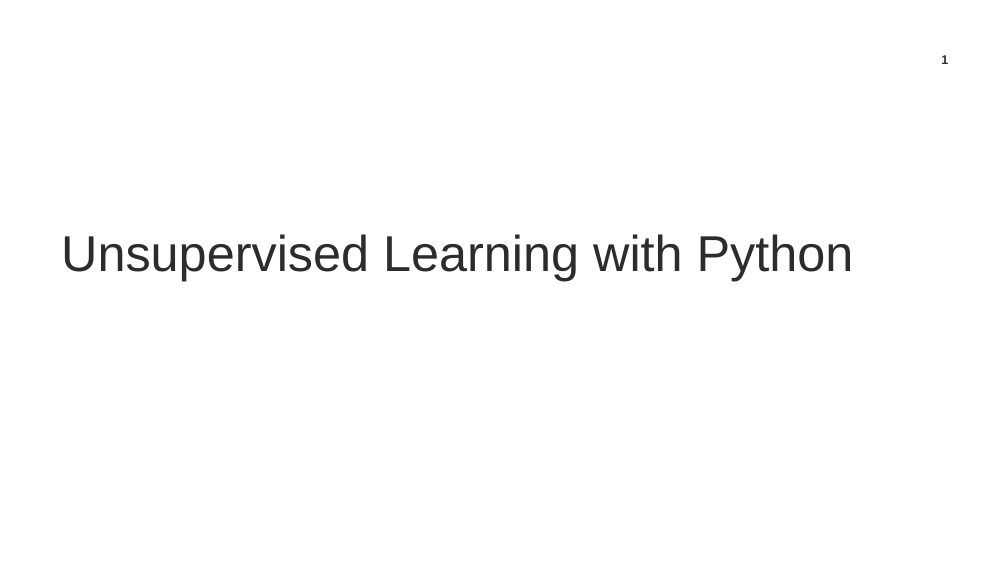
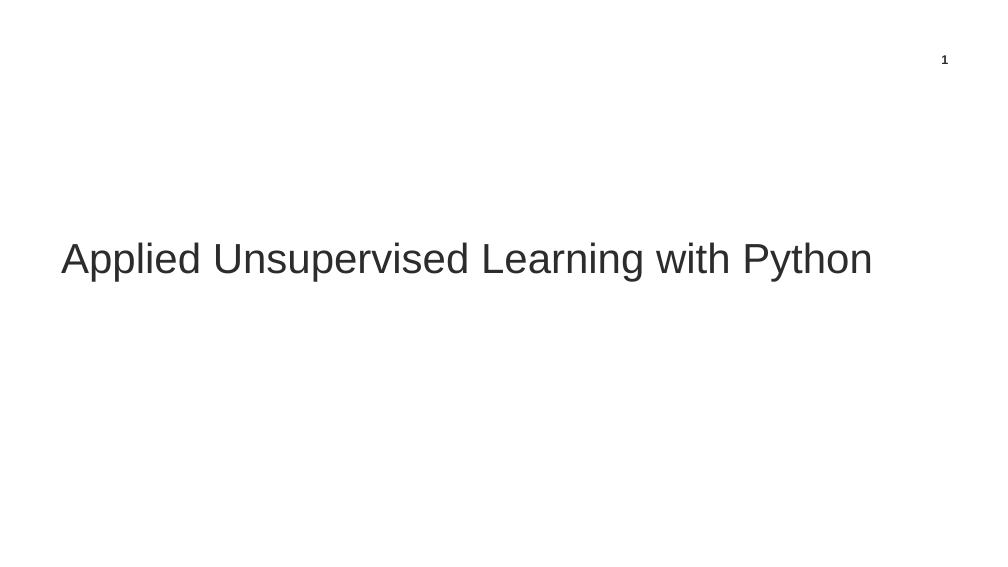
Before and after one commit to TrainingByPackt/Applied-Unsupervised-Learning-with-Python, a slide deck: slide 1 of CH1/Chapter1_PPT.pptx. Drawn at 1008x567 pixels with LibreOffice and Linux fonts; fonts in the diff are those of the drawing; background and template pictures are left out. Boxes give left, top, right and bottom in pixels: in the first picture for what was removed or moved away, otherwise in the second. Text is boxed around its words. In the diff, an @@ line names an element or a change of style, - is before the commit and + after.

```diff
--- a/CH1/Chapter1_PPT.pptx
+++ b/CH1/Chapter1_PPT.pptx
@@ title at (61, 242, 873, 282): text changed; size 48 to 40 pt @@
-Unsupervised Learning with Python
+Applied Unsupervised Learning with Python
```
Also in this commit, not shown: 10 other slides changed, 22 slides added, 45 slides removed, 1 other file.
